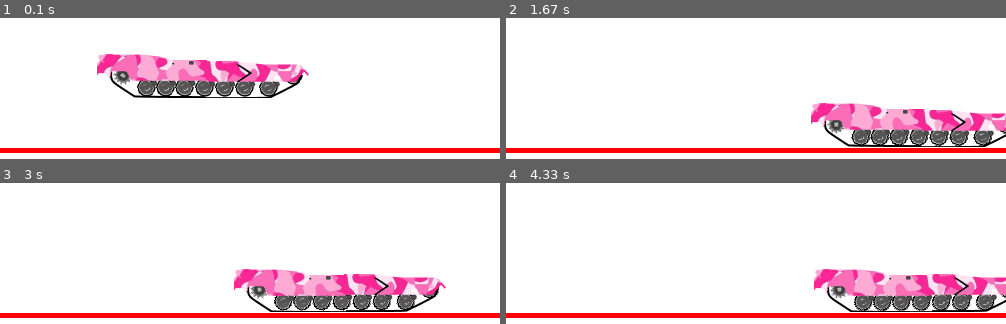
Above: before the commit, frames 1-4 (two rows, left to right).
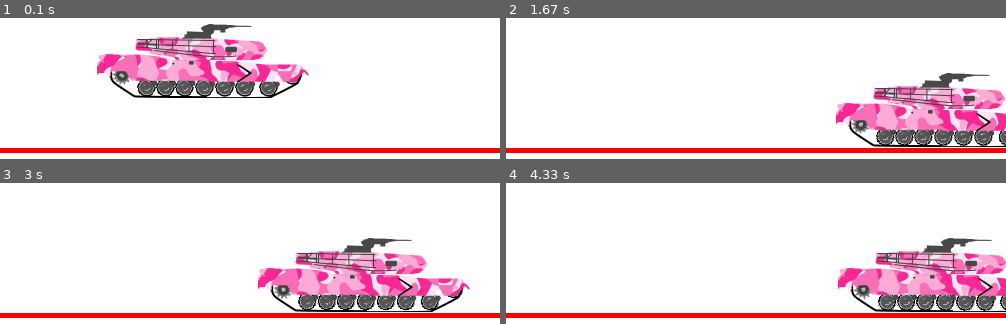
Above: after the commit, the same moments.

Repository: semboko/pygame_sandbox_luka
Game: pygame game, started from main.py
The game is run twice, just before and just after one commit, with the same random seed, the same clock (stepped at 60 frames per second) and the same inputs.
Inputs:
- Up to frame 1 (0.1 s): no input
- Up to frame 2 (1.67 s): hold D 0.33-0.8 s; hold D 0.83-1.3 s; hold A from 1.33 s (still down)
- Up to frame 3 (3 s): release A at 1.87 s; hold A 1.9-2.3 s; hold D 2.33-2.97 s
- Up to frame 4 (4.33 s): hold A 3-3.47 s; hold D 3.5-3.97 s; hold D from 4 s (still down)

The runs differ from the first frame. In frame 1, 4.4% of the frame differs, in the area x 22-61%, y 4-57%; in frame 2, 12%; in frame 3, 13%, in the area x 46-94%, y 39-92%; in frame 4, 12%.

Commit message:
Added turret component

Diff:
--- a/components/tank.py
+++ b/components/tank.py
@@ -1,4 +1,4 @@
-from pymunk import Vec2d, Body, Poly, Space, PivotJoint, ShapeFilter, SimpleMotor, GearJoint
+from pymunk import Vec2d, Body, Poly, Space, PivotJoint, ShapeFilter, SimpleMotor, GearJoint, PinJoint
 from pygame import Surface, draw, image, transform
 from components.ball import Ball
 from utils import convert
@@ -97,6 +97,47 @@
             filter=self.cf,
         )
 
+        self.turret = PolyComponent(
+            origin=origin + Vec2d(35, 0),
+            center=Vec2d(66, -18),
+            space=space,
+            img_path="./assets/turret.png",
+            points=(
+                (0, 16),
+                (47, 15),
+                (71, 0),
+                (91, 0),
+                (66, 14),
+                (124, 20),
+                (132, 27),
+                (117, 36),
+                (43, 36),
+                (38, 30),
+                (16, 26),
+                (2, 25),
+            ),
+            filter=self.cf,
+        )
+
+        turret_rect = self.turret.shape.bb
+
+        left_attachment = turret_rect.left, turret_rect.bottom
+        right_attachment = turret_rect.right, turret_rect.bottom
+
+        space.add(PivotJoint(
+            self.tb.body,
+            self.turret.body,
+            self.tb.body.world_to_local(left_attachment),
+            self.turret.body.world_to_local(left_attachment)
+        ))
+        space.add(PivotJoint(
+            self.tb.body,
+            self.turret.body,
+            self.tb.body.world_to_local(right_attachment),
+            self.turret.body.world_to_local(right_attachment)
+        ))
+
+
         self.wheels = self.create_wheels(space)
 
         self.rw = self.create_rear_wheel(space)
@@ -154,3 +195,4 @@
             wheel.render(display)
         self.rw.render(display)
         self.tb.render(display)
+        self.turret.render(display)
